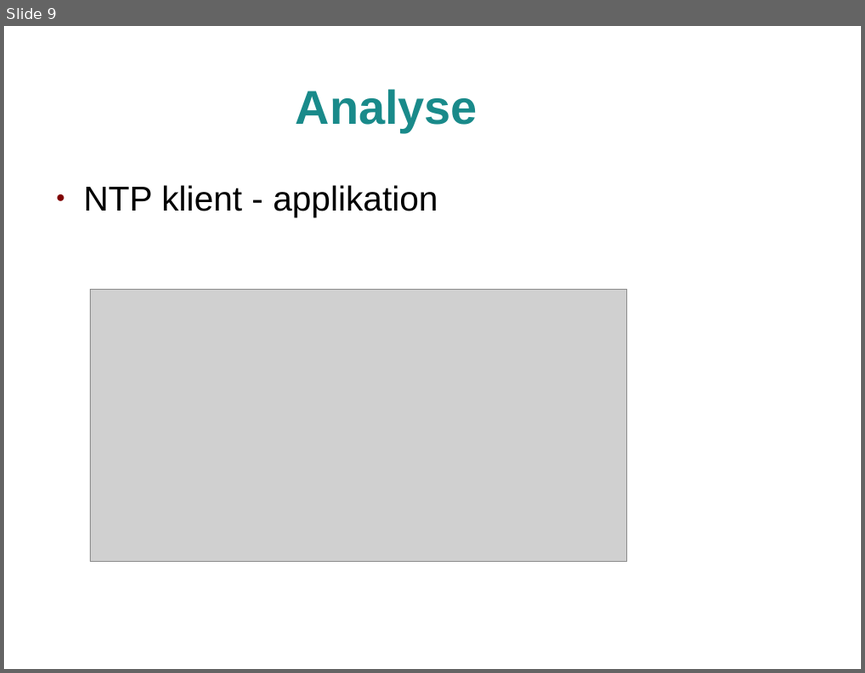
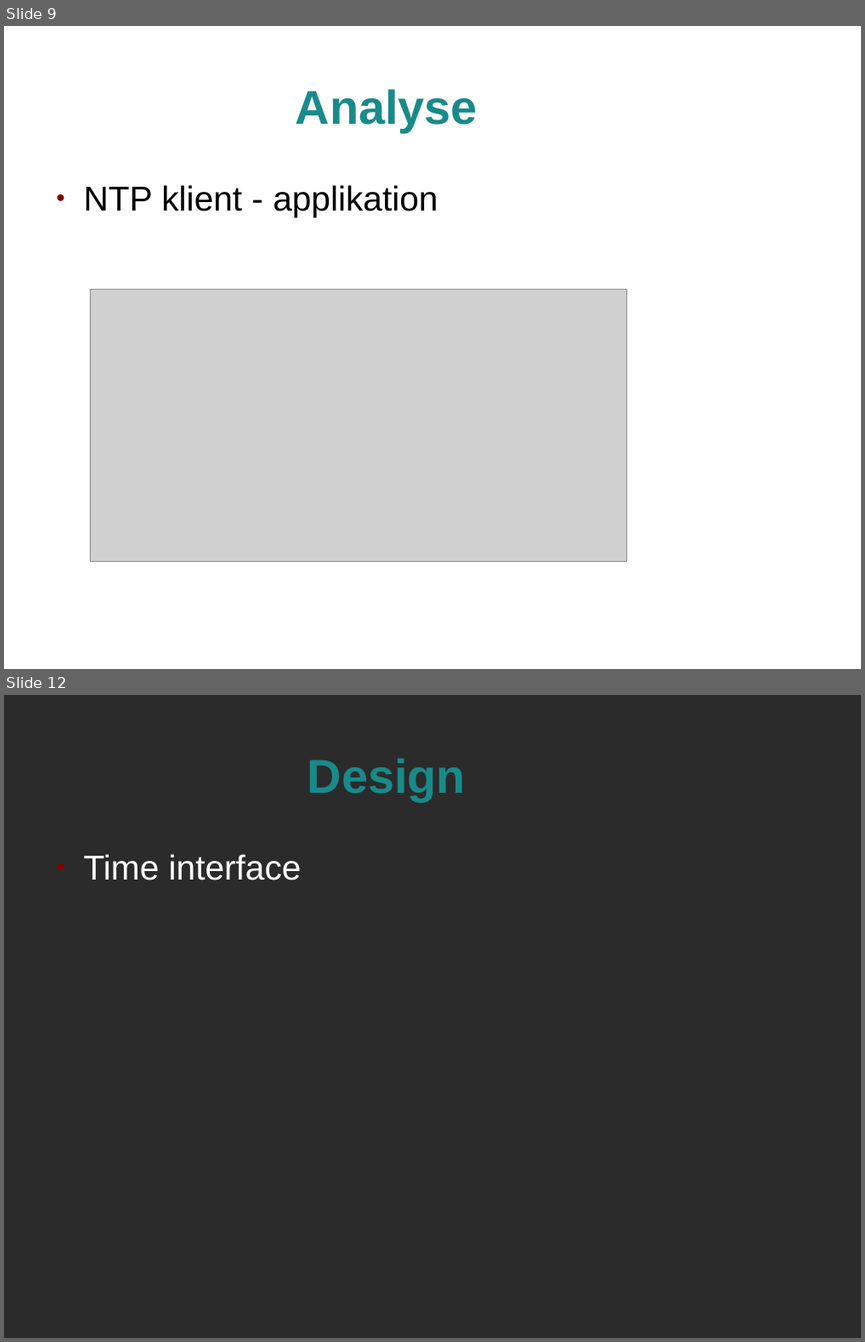
Before and after one commit to jlusticky/Bachelor-thesis, a slide deck: kolloquium/kolloquium.odp. Shown one above the other, each under a label of ours: slide 9 before the commit, slides 9 and 12 after it; the slides between them are not shown. The pictures are 865x673 and 865x1342 pixels, drawn with LibreOffice and Linux fonts; fonts in the diff are those of the drawing; grey boxes stand for pictures; background and template pictures are left out; a plain dark background stands for a picture behind light text. Boxes give left, top, right and bottom in pixels: in the first picture for what was removed or moved away, otherwise in the second. Text is boxed around its words. In the diff, an @@ line names an element or a change of style, - is before the commit and + after.

```diff
--- a/kolloquium/kolloquium.odp
+++ b/kolloquium/kolloquium.odp
@@ slide 12 added at <box>4,695,861,1338</box>, background picture (left out) @@
@@ title added at <box>307,758,466,801</box>, 44 pt, text #198A8A, bold @@
+Design
@@ text added at <box>84,854,302,880</box>, 32 pt, text #FFFFFF @@
+● Time interface
```
Also in this commit, not shown: 2 slides changed, 1 slide removed, 1 other file.
